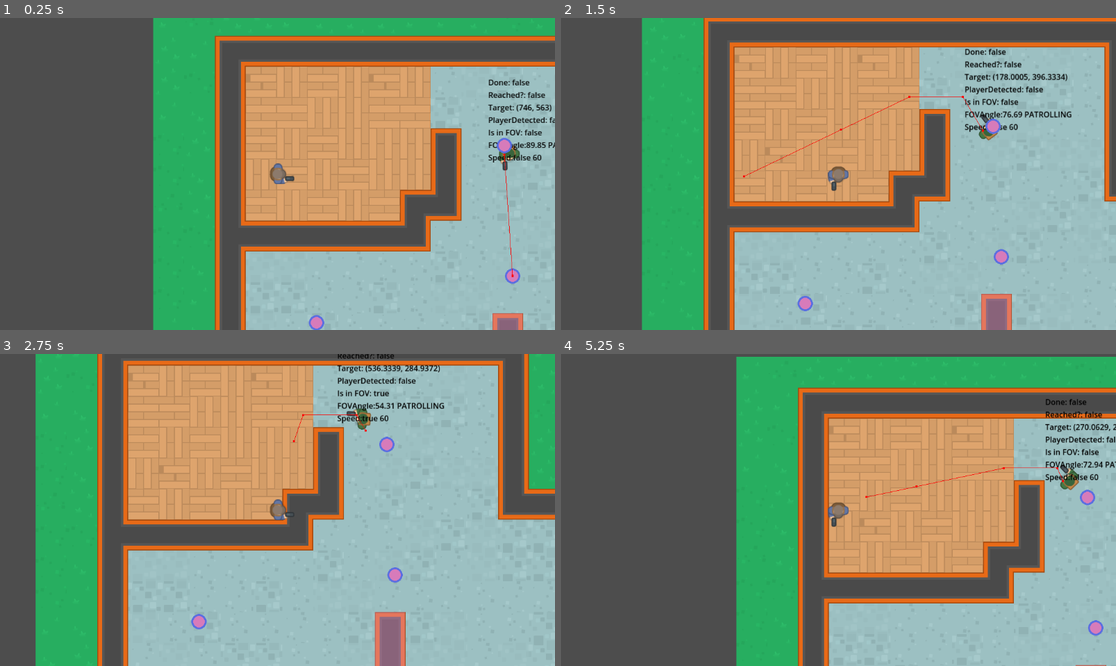
Above: before the commit, frames 1-4 (two rows, left to right).
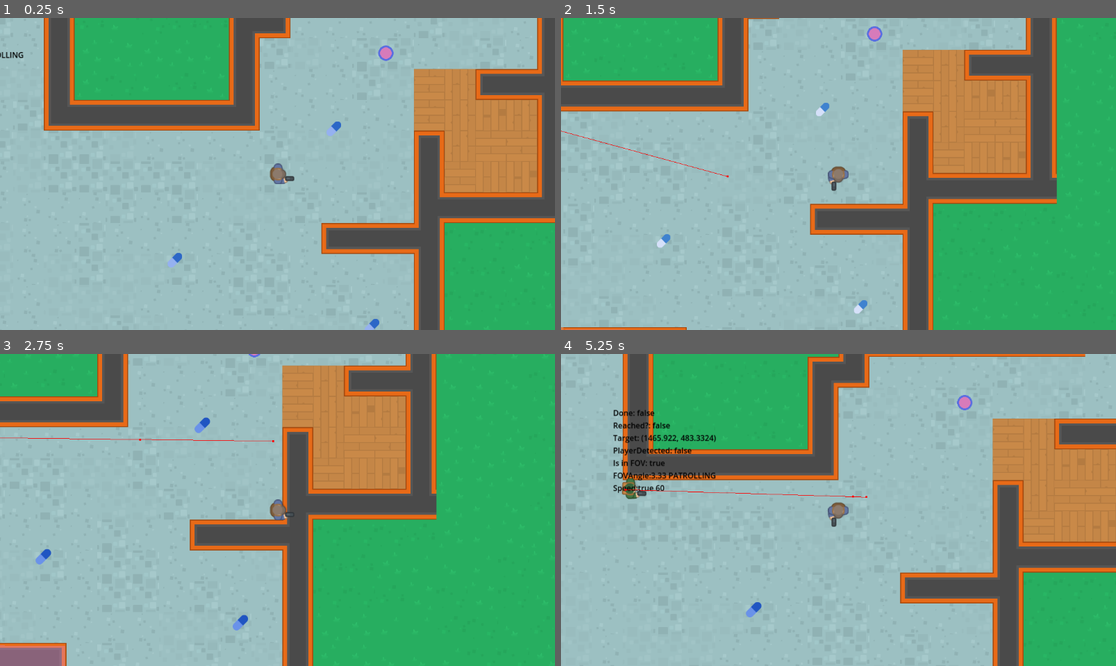
Above: after the commit, the same moments.

Repository: Esque123/Do-Not-Mind-Me
Game: Godot game, scene res://Scenes/level_map/level_map.tscn
Two runs of this game, one before a commit and one after it. Both use one fixed random seed, a clock stepped at 60 frames per second and the inputs below. Sound files missing from this copy of the repository are replaced by a short silence.
Inputs (mouse positions are in pixels of both pictures, inside the frame that each line leads up to):
- Up to frame 1 (0.25 s): no input
- Up to frame 2 (1.5 s): move the mouse to (960, 158) at 0.52 s; hold Right (right) 0.53-1.28 s; click (960, 158) at 0.6 s; move the mouse to (727, 189) at 1.27 s; hold Down (down) from 1.28 s (still down); click (727, 189) at 1.35 s
- Up to frame 3 (2.75 s): move the mouse to (333, 441) at 2.02 s; release Down (down) at 2.03 s; hold Right (right) from 2.03 s (still down); click (333, 441) at 2.1 s
- Up to frame 4 (5.25 s): move the mouse to (810, 572) at 2.77 s; release Right (right) at 2.78 s; hold Up (up) 2.78-3.53 s; click (810, 572) at 2.85 s; move the mouse to (1005, 556) at 3.52 s; hold Left (left) 3.53-5.03 s; click (1005, 556) at 3.6 s; move the mouse to (672, 463) at 4.27 s; click (672, 463) at 4.35 s; move the mouse to (866, 510) at 5.02 s; hold Down (down) from 5.03 s (still down); click (866, 510) at 5.1 s

The runs differ from the first frame. In frame 1, 84% of the frame differs, in the area x 0-100%, y 0-100%; in frame 2, 84%; in frame 3, 82%; in frame 4, 85%.

Commit message:
Pick Ups

Diff:
--- a/Scenes/level_map/level_map.tscn
+++ b/Scenes/level_map/level_map.tscn
@@ -9,6 +9,7 @@
 [ext_resource type="PackedScene" uid="uid://dkv6epx1rpq0o" path="res://npc/npc.tscn" id="7_wut3y"]
 [ext_resource type="PackedScene" uid="uid://egdi4pfpbsky" path="res://Scenes/waypoint/waypoint.tscn" id="8_5403t"]
 [ext_resource type="PackedScene" uid="uid://ddnmkwa8qddwv" path="res://Scenes/player/player.tscn" id="9_6oy3p"]
+[ext_resource type="PackedScene" uid="uid://dwdwhetkwfdpt" path="res://Scenes/pick_up/pick_up.tscn" id="10_pmsrq"]
 
 [sub_resource type="TileSetAtlasSource" id="TileSetAtlasSource_3p305"]
 texture = ExtResource("1_nruoc")
@@ -449,4 +450,18 @@
 position = Vector2(1670, 287)
 
 [node name="Player" parent="." instance=ExtResource("9_6oy3p")]
-position = Vector2(258, 351)
+position = Vector2(1445, 538)
+
+[node name="Pickups" type="Node2D" parent="."]
+
+[node name="PickUp" parent="Pickups" instance=ExtResource("10_pmsrq")]
+position = Vector2(1562, 444)
+
+[node name="PickUp2" parent="Pickups" instance=ExtResource("10_pmsrq")]
+position = Vector2(1162, 1022)
+
+[node name="PickUp3" parent="Pickups" instance=ExtResource("10_pmsrq")]
+position = Vector2(1641, 854)
+
+[node name="PickUp4" parent="Pickups" instance=ExtResource("10_pmsrq")]
+position = Vector2(1232, 717)
--- /dev/null
+++ b/Scenes/pick_up/pick_up.gd
@@ -0,0 +1,20 @@
+extends Area2D
+
+
+@onready var sound = $Sound
+@onready var animation_player = $AnimationPlayer
+
+
+func play_sound() -> void:
+	sound.stream = SoundManager.get_random_pickup_sound()
+	sound.play()
+
+
+func _on_body_entered(body):
+	SignalManager.on_pickup.emit()
+	animation_player.play("vanish")
+	play_sound()
+
+
+func _on_sound_finished():
+	queue_free()
--- /dev/null
+++ b/Scenes/pick_up/pick_up.tscn
@@ -0,0 +1,85 @@
+[gd_scene load_steps=7 format=3 uid="uid://dwdwhetkwfdpt"]
+
+[ext_resource type="Texture2D" uid="uid://cb1hlywiarhtx" path="res://assets/images/pill2.png" id="1_klxou"]
+[ext_resource type="Script" path="res://Scenes/pick_up/pick_up.gd" id="1_rout6"]
+
+[sub_resource type="CapsuleShape2D" id="CapsuleShape2D_xl78t"]
+radius = 7.78933
+height = 36.764
+
+[sub_resource type="Animation" id="Animation_1u824"]
+resource_name = "flash"
+length = 0.8
+loop_mode = 1
+tracks/0/type = "value"
+tracks/0/imported = false
+tracks/0/enabled = true
+tracks/0/path = NodePath("Sprite2D:self_modulate")
+tracks/0/interp = 1
+tracks/0/loop_wrap = true
+tracks/0/keys = {
+"times": PackedFloat32Array(0, 0.4, 0.8),
+"transitions": PackedFloat32Array(1, 1, 1),
+"update": 0,
+"values": [Color(1, 1, 1, 1), Color(0.333333, 0.509804, 0.901961, 1), Color(1, 1, 1, 1)]
+}
+tracks/1/type = "value"
+tracks/1/imported = false
+tracks/1/enabled = true
+tracks/1/path = NodePath("Sprite2D:scale")
+tracks/1/interp = 2
+tracks/1/loop_wrap = true
+tracks/1/keys = {
+"times": PackedFloat32Array(0, 0.4, 0.8),
+"transitions": PackedFloat32Array(1, 1, 1),
+"update": 0,
+"values": [Vector2(0.7, 0.7), Vector2(0.8, 0.8), Vector2(0.7, 0.7)]
+}
+
+[sub_resource type="Animation" id="Animation_wqj2v"]
+resource_name = "vanish"
+length = 0.6
+tracks/0/type = "value"
+tracks/0/imported = false
+tracks/0/enabled = true
+tracks/0/path = NodePath("Sprite2D:scale")
+tracks/0/interp = 2
+tracks/0/loop_wrap = true
+tracks/0/keys = {
+"times": PackedFloat32Array(0, 0.2, 0.5),
+"transitions": PackedFloat32Array(1, 1, 1),
+"update": 0,
+"values": [Vector2(0.7, 0.7), Vector2(1.4, 1.4), Vector2(0.001, 0.001)]
+}
+
+[sub_resource type="AnimationLibrary" id="AnimationLibrary_1xx7l"]
+_data = {
+"flash": SubResource("Animation_1u824"),
+"vanish": SubResource("Animation_wqj2v")
+}
+
+[node name="PickUp" type="Area2D"]
+collision_layer = 0
+collision_mask = 4
+script = ExtResource("1_rout6")
+
+[node name="Sprite2D" type="Sprite2D" parent="."]
+scale = Vector2(1.04773, 1.04773)
+texture = ExtResource("1_klxou")
+
+[node name="CollisionShape2D" type="CollisionShape2D" parent="."]
+visible = false
+rotation = 0.802851
+shape = SubResource("CapsuleShape2D_xl78t")
+
+[node name="AnimationPlayer" type="AnimationPlayer" parent="."]
+libraries = {
+"": SubResource("AnimationLibrary_1xx7l")
+}
+autoplay = "flash"
+
+[node name="Sound" type="AudioStreamPlayer2D" parent="."]
+volume_db = -33.835
+
+[connection signal="body_entered" from="." to="." method="_on_body_entered"]
+[connection signal="finished" from="Sound" to="." method="_on_sound_finished"]
--- a/npc/npc.gd
+++ b/npc/npc.gd
@@ -138,7 +138,7 @@
 	if new_state == ENEMY_STATE.SEARCHING:
 		warning.show()
 	elif new_state == ENEMY_STATE.CHASING:
-		gasp_sound.play()
+		SoundManager.play_gasp(gasp_sound)
 		animation_player.play("alert")
 	elif new_state == ENEMY_STATE.PATROLLING:
 		animation_player.play("RESET")
--- a/npc/npc.tscn
+++ b/npc/npc.tscn
@@ -1,12 +1,26 @@
-[gd_scene load_steps=9 format=3 uid="uid://dkv6epx1rpq0o"]
+[gd_scene load_steps=8 format=3 uid="uid://dkv6epx1rpq0o"]
 
 [ext_resource type="Script" path="res://npc/npc.gd" id="1_cdowe"]
 [ext_resource type="Texture2D" uid="uid://bavw4ma30vgnr" path="res://assets/images/soldier1_gun.png" id="1_nmdm0"]
 [ext_resource type="Texture2D" uid="uid://bmqfto3pdt7yc" path="res://assets/images/running_1.png" id="3_if3gk"]
-[ext_resource type="AudioStream" uid="uid://ogumkw4cy2p2" path="res://assets/sounds/gasp1.wav" id="4_aedqw"]
 
 [sub_resource type="CircleShape2D" id="CircleShape2D_lx4m1"]
 radius = 17.0294
+
+[sub_resource type="Animation" id="Animation_arbvh"]
+length = 0.001
+tracks/0/type = "value"
+tracks/0/imported = false
+tracks/0/enabled = true
+tracks/0/path = NodePath("Sprite2D:self_modulate")
+tracks/0/interp = 1
+tracks/0/loop_wrap = true
+tracks/0/keys = {
+"times": PackedFloat32Array(0),
+"transitions": PackedFloat32Array(1),
+"update": 0,
+"values": [Color(1, 1, 1, 1)]
+}
 
 [sub_resource type="Animation" id="Animation_p7qub"]
 resource_name = "alert"
@@ -23,21 +37,6 @@
 "transitions": PackedFloat32Array(1, 1, 1),
 "update": 0,
 "values": [Color(1, 1, 1, 1), Color(0.843137, 0.6, 0.396078, 1), Color(1, 1, 1, 1)]
-}
-
-[sub_resource type="Animation" id="Animation_arbvh"]
-length = 0.001
-tracks/0/type = "value"
-tracks/0/imported = false
-tracks/0/enabled = true
-tracks/0/path = NodePath("Sprite2D:self_modulate")
-tracks/0/interp = 1
-tracks/0/loop_wrap = true
-tracks/0/keys = {
-"times": PackedFloat32Array(0),
-"transitions": PackedFloat32Array(1),
-"update": 0,
-"values": [Color(1, 1, 1, 1)]
 }
 
 [sub_resource type="AnimationLibrary" id="AnimationLibrary_amsvk"]
@@ -92,4 +91,4 @@
 }
 
 [node name="GaspSound" type="AudioStreamPlayer2D" parent="."]
-stream = ExtResource("4_aedqw")
+volume_db = -20.348
--- a/project.godot
+++ b/project.godot
@@ -14,6 +14,11 @@
 run/main_scene="res://Scenes/level_map/level_map.tscn"
 config/features=PackedStringArray("4.2", "Mobile")
 config/icon="res://icon.svg"
+
+[autoload]
+
+SignalManager="*res://singletons/signal_manager.gd"
+SoundManager="*res://singletons/sound_manager.gd"
 
 [input]
 
--- /dev/null
+++ b/singletons/signal_manager.gd
@@ -0,0 +1,3 @@
+extends Node
+
+signal on_pickup
--- /dev/null
+++ b/singletons/sound_manager.gd
@@ -0,0 +1,42 @@
+extends Node
+
+
+const GASPS = [
+	preload("res://assets/sounds/gasp1.wav"),
+	preload("res://assets/sounds/gasp2.wav"),
+	preload("res://assets/sounds/gasp3.wav"),
+]
+
+const PICKUPS = [
+	preload("res://assets/sounds/Positive Sounds/sfx_sounds_powerup1.wav"),
+	preload("res://assets/sounds/Positive Sounds/sfx_sounds_powerup2.wav"),
+	preload("res://assets/sounds/Positive Sounds/sfx_sounds_powerup3.wav"),
+	preload("res://assets/sounds/Positive Sounds/sfx_sounds_powerup4.wav"),
+	preload("res://assets/sounds/Positive Sounds/sfx_sounds_powerup5.wav"),
+	preload("res://assets/sounds/Positive Sounds/sfx_sounds_powerup6.wav"),
+	preload("res://assets/sounds/Positive Sounds/sfx_sounds_powerup7.wav"),
+	preload("res://assets/sounds/Positive Sounds/sfx_sounds_powerup8.wav"),
+	preload("res://assets/sounds/Positive Sounds/sfx_sounds_powerup9.wav")
+]
+
+const LASER = [
+	preload("res://assets/sounds/sfx_wpn_laser2.wav")
+]
+
+
+func get_random_sound_from_list(sound_list):
+	return sound_list.pick_random()
+
+
+func play_gasp(player: AudioStreamPlayer2D):
+	player.stream = get_random_sound_from_list(GASPS)
+	player.play()
+
+
+func play_laser(player: AudioStreamPlayer2D):
+	player.stream = get_random_sound_from_list(LASER)
+	player.play()
+
+
+func get_random_pickup_sound():
+	return get_random_sound_from_list(PICKUPS)
Not shown: 1 places in Scenes/level_map/level_map.tscn that only renumber resources
